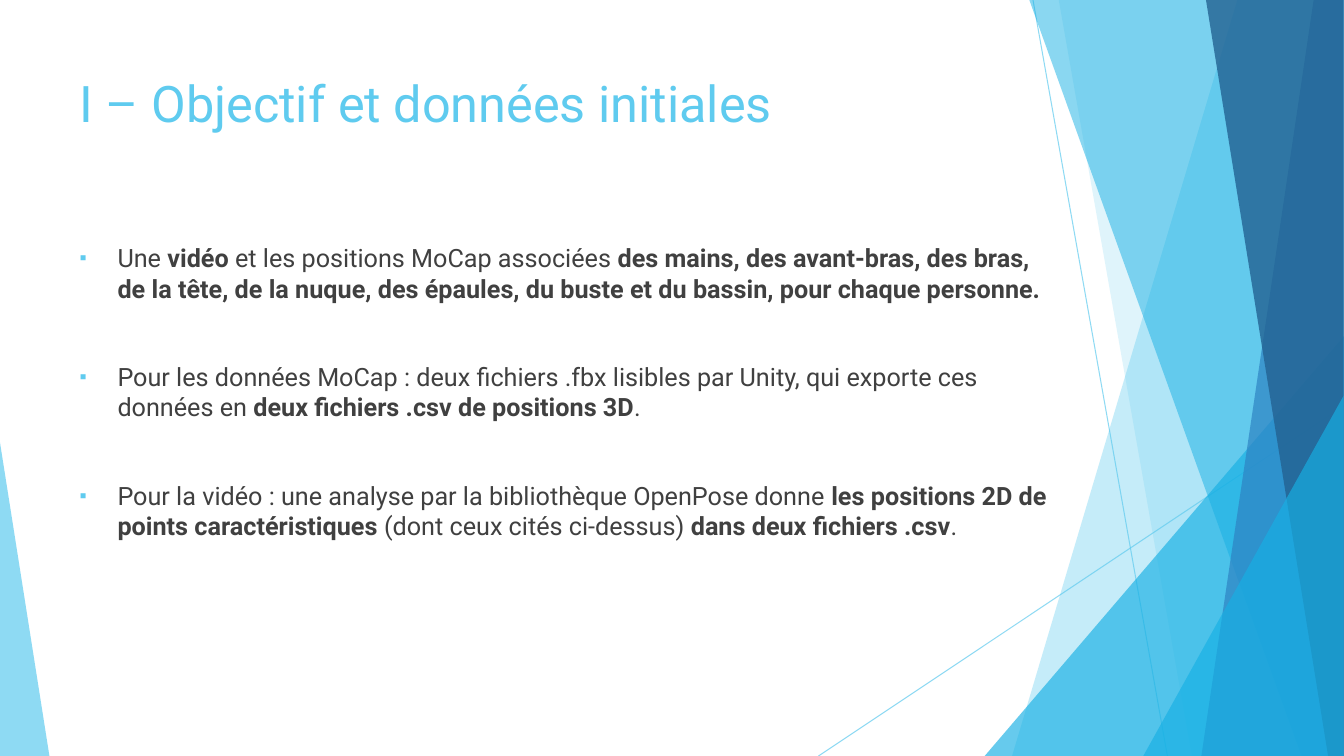
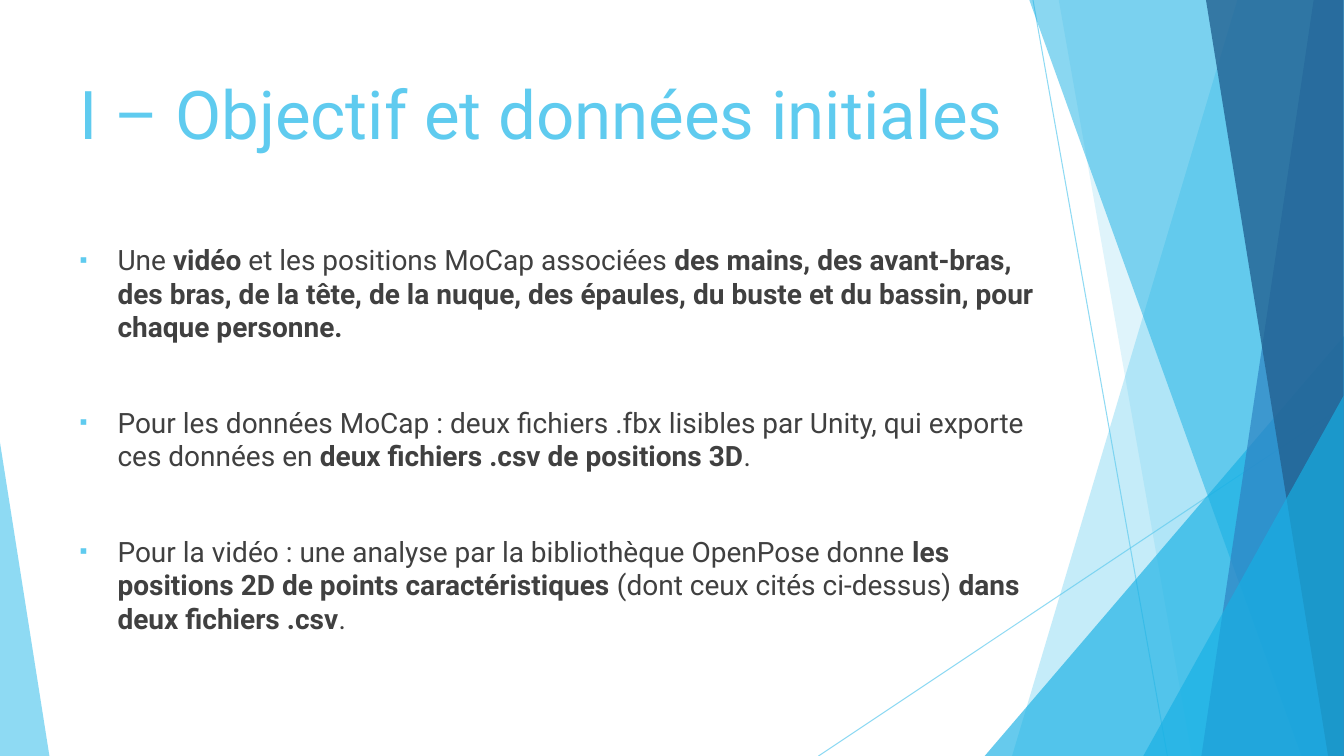
Before and after one commit to marc921/GesteIA, a slide deck: slide 4 of Présentation.pptx. Drawn at 1344x756 pixels with LibreOffice and Linux fonts; fonts in the diff are those of the drawing. Boxes give left, top, right and bottom in pixels: in the first picture for what was removed or moved away, otherwise in the second. Text is boxed around its words. In the diff, an @@ line names an element or a change of style, - is before the commit and + after.

```diff
--- a/Présentation.pptx
+++ b/Présentation.pptx
@@ title "I – Objectif et données ..." at (80, 88, 1002, 154): size 36 to 48 pt @@
@@ text "Une vidéo et les positions ..." at (118, 249, 1034, 630): size 18 to 20 pt @@
```
Also in this commit, not shown: 11 other slides changed.
